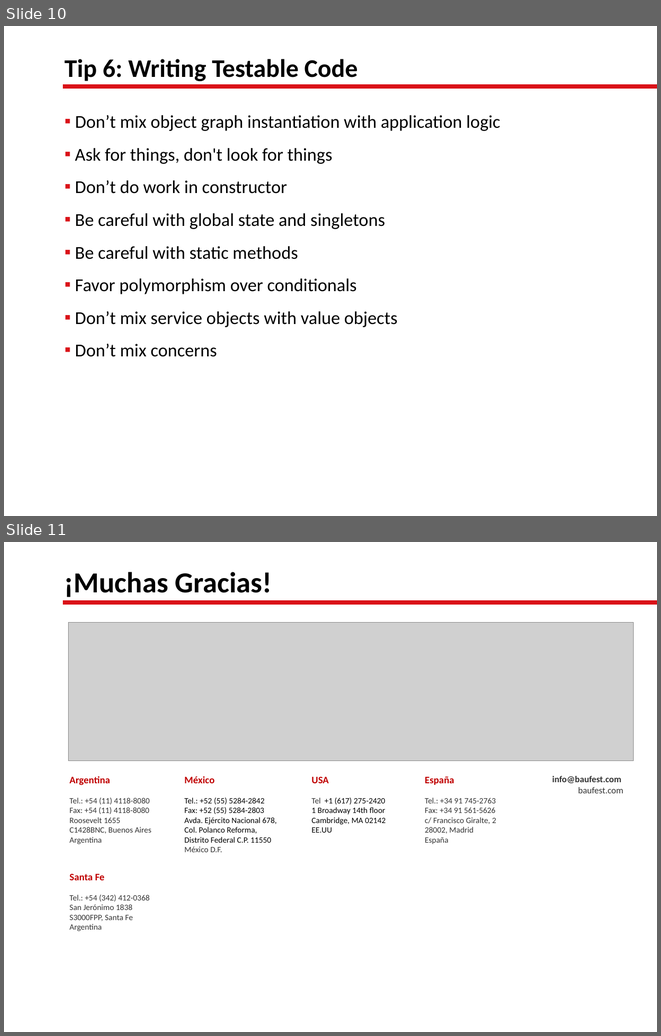
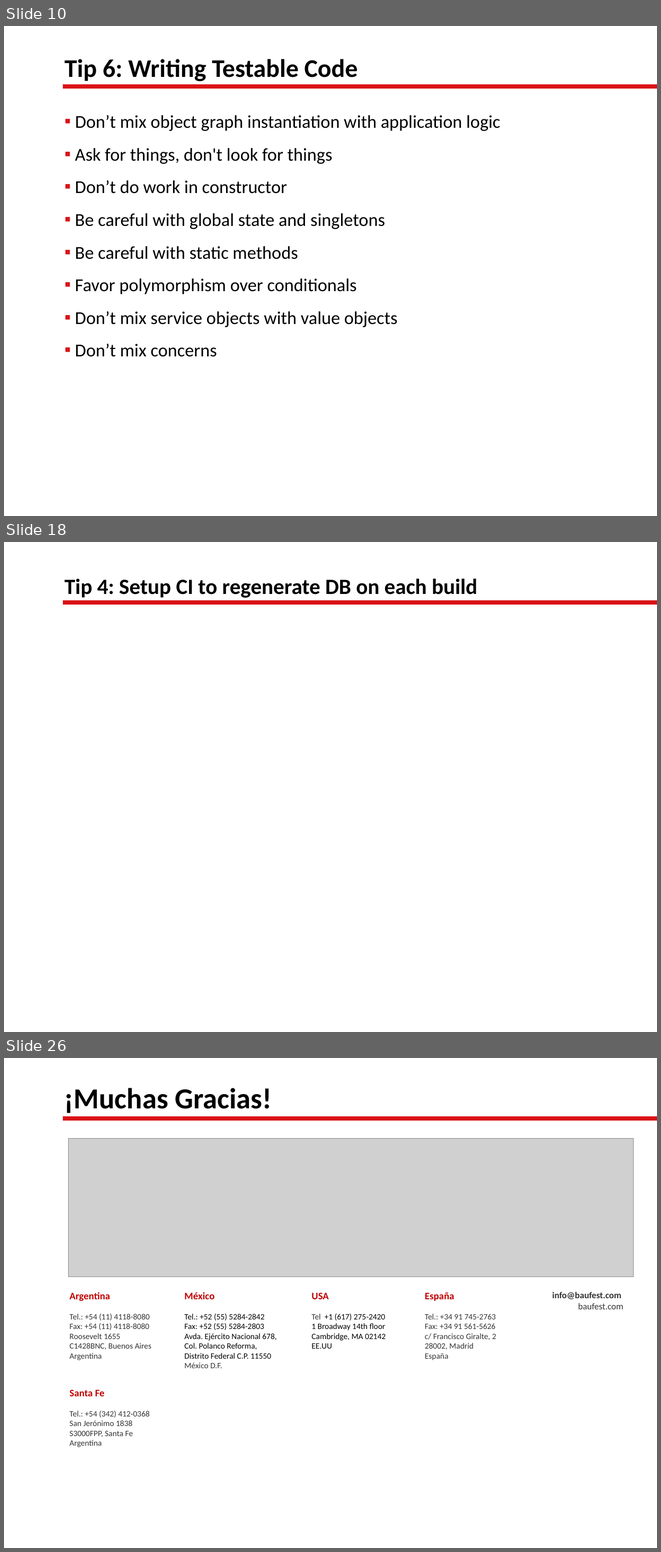
Before and after one commit to lgoldin/TestOrientedDevelopment, a slide deck: Test-Oriented Development.pptx. Shown one above the other, each under a label of ours: slides 10 and 11 before the commit, slides 10, 18 and 26 after it; the slides between them are not shown. The pictures are 661x1036 and 661x1552 pixels, drawn with LibreOffice and Linux fonts; fonts in the diff are those of the drawing; grey boxes stand for pictures; background and template pictures are left out. Boxes give left, top, right and bottom in pixels: in the first picture for what was removed or moved away, otherwise in the second. Text is boxed around its words. In the diff, an @@ line names an element or a change of style, - is before the commit and + after.

```diff
--- a/Test-Oriented Development.pptx
+++ b/Test-Oriented Development.pptx
@@ slide 18 added at (4,542,657,1032), background picture (left out); not listed: 1 template element that a slide beside it also shows @@
@@ title added at (64,579,477,598), 24 pt, text #000000, bold @@
+Tip 4: Setup CI to regenerate DB on each build
@@ what was slide 11 is now slide 26 @@
```
Also in this commit, not shown: 4 slides changed, 15 other slides added, 1 slide removed, 11 other files.
